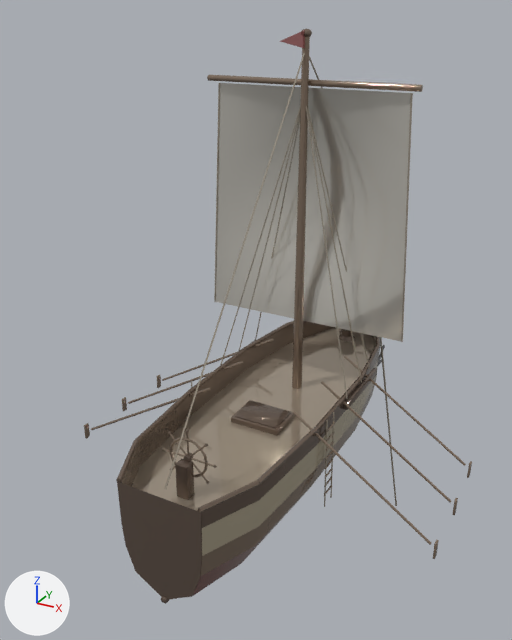
What one commit did to the glTF model assets/models/sea/ship_sloop.gltf.
One viewpoint serves both versions: a camera (50 mm lens) standing at (8.9, -17.8, 12.9) and looking at (-1.7, 1.5, 3.3). The axes (+X, +Y, +Z) are drawn at lower left. The lights are the same throughout. The older version comes first. Where no turn or scale is listed for an object, it has been applied to the vertices. Vertices at exactly the same position are counted once.

Objects in the first picture: 'Body', 'OarsL', 'OarsR', 'Sail', 'Yard' and 4 more.
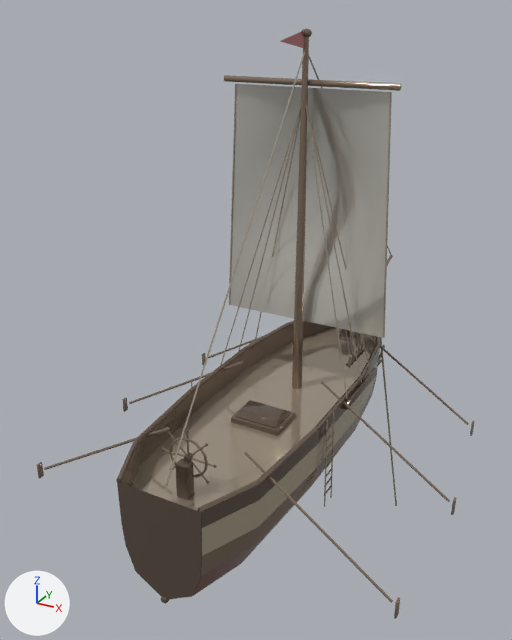
Boxes [x1, y1, x2, y2] around the edits, measured in the pictures (512 x 640 px; the box of a moved part takes in the faces that stretch with it):
'Sail', reshaped (18% narrower)
    before: [214, 83, 413, 342]
    after: [229, 84, 392, 338]
'OarsR', reshaped (28% wider, 40% taller)
    before: [292, 355, 472, 559]
    after: [244, 334, 475, 619]
'OarsL', reshaped (42% wider, 57% taller)
    before: [84, 339, 274, 439]
    after: [37, 321, 307, 479]
'Yard', rescaled (18% narrower, 11% shorter)
    before: [207, 74, 423, 92]
    after: [224, 75, 402, 91]
part 1 of me_oarsl, moved or reshaped
    before: [91, 387, 210, 430]
    after: [44, 427, 170, 470]
part 2 of me_oarsl, moved or reshaped
    before: [84, 423, 90, 439]
    after: [37, 462, 44, 479]
part 3 of me_oarsl, moved or reshaped
    before: [162, 339, 274, 381]
    after: [208, 321, 307, 358]
part 4 of me_oarsl, moved or reshaped
    before: [156, 375, 161, 388]
    after: [202, 353, 206, 365]
part 5 of me_oarsr, moved or reshaped
    before: [292, 411, 431, 545]
    after: [244, 452, 393, 603]
part 6 of me_oarsr, moved or reshaped
    before: [433, 540, 439, 559]
    after: [394, 597, 400, 619]
part 7 of me_oarsr, moved or reshaped
    before: [344, 355, 466, 466]
    after: [365, 334, 469, 425]
part 8 of me_oarsr, moved or reshaped
    before: [467, 461, 472, 478]
    after: [470, 421, 475, 436]
part 10 of me_sail, moved or reshaped
    before: [401, 93, 413, 342]
    after: [383, 92, 392, 338]
part 11 of me_sail, moved or reshaped
    before: [214, 83, 220, 302]
    after: [229, 84, 237, 305]
part 12 of me_sail, moved or reshaped
    before: [216, 83, 411, 341]
    after: [230, 84, 390, 338]

The change, as a diff of the scene's bpy script:
```diff
--- a/assets/models/sea/ship_sloop.gltf.py
+++ b/assets/models/sea/ship_sloop.gltf.py
@@ me_oarsl @@
 # used by ob_oarsl; location = (-2.2, 0.0, 2.05)
-me_oarsl.from_pydata(...)  # 204 vertices, 384 faces; spans x -3.78..0.89, y -2.75..2.04, z -2.42..0.38
+me_oarsl.from_pydata(...)  # 204 vertices, 384 faces; spans x -3.74..1.34, y -5.17..4.45, z -2.42..0.38
+# me_oarsl part 1: the loose piece of 12 vertices spanning x -3.62..0.82, y -2.64..-1.96, z -2.13..0.38 is scaled about its middle by (0.991, 1, 1), then moved by (0.22, -2.42, 0.0)
+# me_oarsl part 2: the loose piece of 56 vertices spanning x -3.78..-3.72, y -2.75..-2.57, z -2.42..-1.92 is moved by (0.24, -2.42, 0.0)
+# me_oarsl part 3: the loose piece of 12 vertices spanning x -3.55..0.89, y 1.36..2.04, z -2.13..0.38 is scaled about its middle by (0.991, 1, 1), then moved by (0.47, 2.42, 0.0)
+# me_oarsl part 4: the loose piece of 56 vertices spanning x -3.71..-3.65, y 1.25..1.43, z -2.42..-1.92 is moved by (0.49, 2.42, 0.0)
+# other edits to the shape of me_oarsl do not show in these pictures
 me_oarsl.materials.append(mat_wood)
@@ me_oarsr @@
 # used by ob_oarsr; location = (2.2, 0.0, 2.05)
-me_oarsr.from_pydata(...)  # 204 vertices, 384 faces; spans x -0.89..3.78, y -2.75..2.04, z -2.42..0.38
+me_oarsr.from_pydata(...)  # 204 vertices, 384 faces; spans x -1.34..3.74, y -5.17..4.45, z -2.42..0.38
+# me_oarsr part 5: the loose piece of 12 vertices spanning x -0.82..3.62, y -2.64..-1.96, z -2.13..0.38 is scaled about its middle by (0.991, 1, 1), then moved by (-0.22, -2.42, 0.0)
+# me_oarsr part 6: the loose piece of 56 vertices spanning x 3.72..3.78, y -2.75..-2.57, z -2.42..-1.92 is moved by (-0.24, -2.42, 0.0)
+# me_oarsr part 7: the loose piece of 12 vertices spanning x -0.89..3.55, y 1.36..2.04, z -2.13..0.38 is scaled about its middle by (0.991, 1, 1), then moved by (-0.47, 2.42, 0.0)
+# me_oarsr part 8: the loose piece of 56 vertices spanning x 3.65..3.71, y 1.25..1.43, z -2.42..-1.92 is moved by (-0.49, 2.42, 0.0)
+# other edits to the shape of me_oarsr do not show in these pictures
 me_oarsr.materials.append(mat_wood)
@@ me_yard @@
 # used by ob_yard; location = (0.0, 1.2, 11.0)
-me_yard.from_pydata(...)  # 20 vertices, 36 faces; spans x -3.3..3.3, y 0.09..0.27, z -0.09..0.09
+me_yard.from_pydata(...)  # 20 vertices, 36 faces; spans x -2.72..2.72, y 0.09..0.27, z -0.09..0.09
+# me_yard part 9: the whole mesh is scaled about its middle by (0.824, 1, 1)
 me_yard.materials.append(mat_wood)
@@ me_sail @@
 # used by ob_sail; location = (0.0, 1.2, 11.0)
-me_sail.from_pydata(...)  # 164 vertices, 316 faces; spans x -3.38..3.38, y 0.28..1.08, z -7.4..-0.15
+me_sail.from_pydata(...)  # 164 vertices, 316 faces; spans x -2.8..2.8, y 0.28..1.08, z -7.4..-0.15
+# me_sail part 10: the loose piece of 10 vertices spanning x 2.97..3.38, y 0.28..0.33, z -7.4..-0.15 is moved by (-0.58, 0.0, 0.0)
+# me_sail part 11: the loose piece of 10 vertices spanning x -3.38..-2.97, y 0.28..0.33, z -7.4..-0.15 is moved by (0.58, 0.0, 0.0)
+# me_sail part 12: 128 of 164 vertices moved; they spanned x -3.35..3.35, y 0.3..1.03, z -7.4..-0.15 and now span x -2.77..2.77, y 0.3..1.03, z -7.4..-0.15; mean shift (0.0, 0.0, 0.0); largest move (-3.15, 0.3, -3.26) -> (-2.57, 0.3, -3.26)
 me_sail.materials.append(mat_cloth)
```
